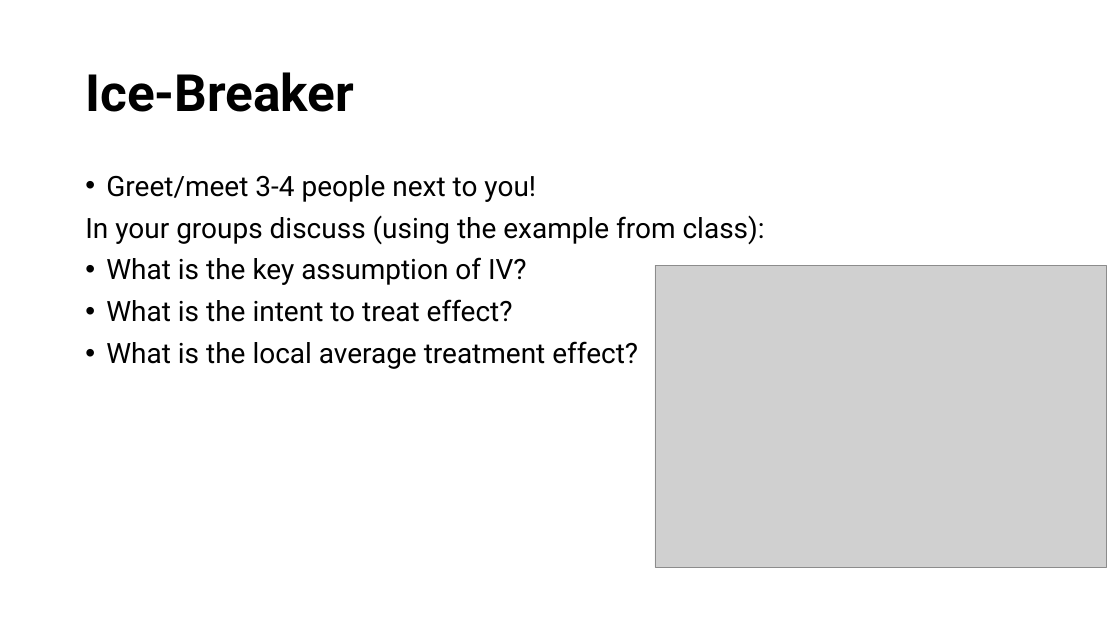
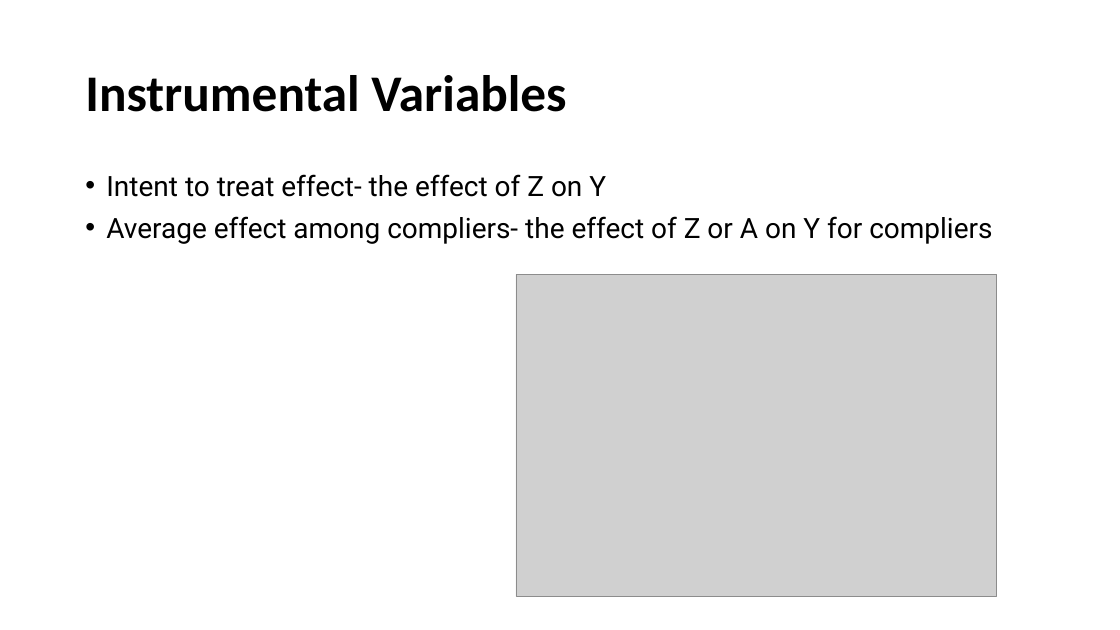
Before and after one commit to causal3900/causal3900.github.io, a slide deck: slide 2 of assets/discussions/discussion9-slides.pptx (slide 3 before the commit). Drawn at 1120x630 pixels with LibreOffice and Linux fonts; fonts in the diff are those of the drawing; grey boxes stand for pictures. Boxes give left, top, right and bottom in pixels: in the first picture for what was removed or moved away, otherwise in the second. Text is boxed around its words. In the diff, an @@ line names an element or a change of style, - is before the commit and + after.

Commit message:
update discussion9

```diff
--- a/assets/discussions/discussion9-slides.pptx
+++ b/assets/discussions/discussion9-slides.pptx
@@ title at box(85, 75, 566, 112): text changed; font Roboto to Calibri @@
-Ice-Breaker
+Instrumental Variables
@@ text at box(106, 174, 992, 244): text changed @@
-• Greet/meet 3-4 people next to you!
-In your groups discuss (using the example from class):
-• What is the key assumption of IV?
-• What is the intent to treat effect?
-• What is the local average treatment effect?
+• Intent to treat effect- the effect of Z on Y
+• Average effect among compliers- the effect of Z or A on Y for compliers
@@ picture: place and size @@
-picture at box(655, 266, 1107, 568)
+picture at box(516, 275, 996, 597)
```
Also in this commit, not shown: 2 other slides changed, 2 slides added, 2 slides removed, 44 other files.
